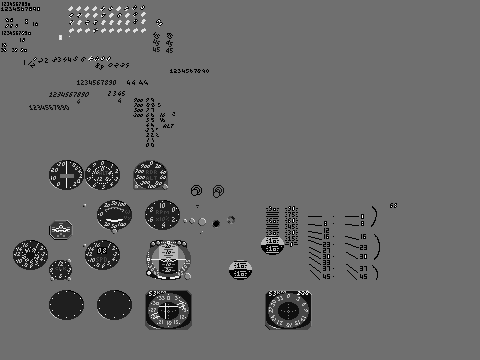
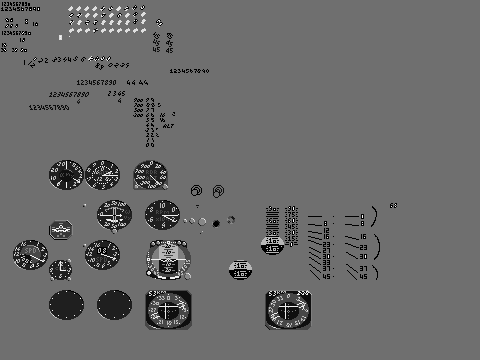
Layer changes from the first 480px x 360px image to the second:
showed "Foreground", painted on it over left=20, top=169, right=305, bottom=319
painted on "Background" over left=13, top=174, right=80, bottom=270
